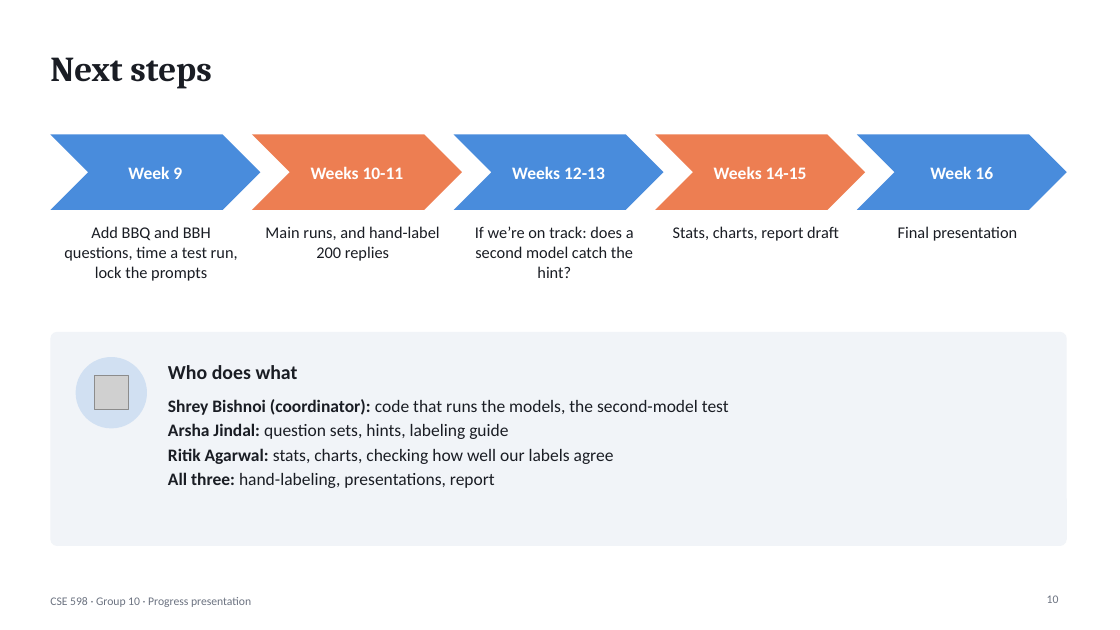
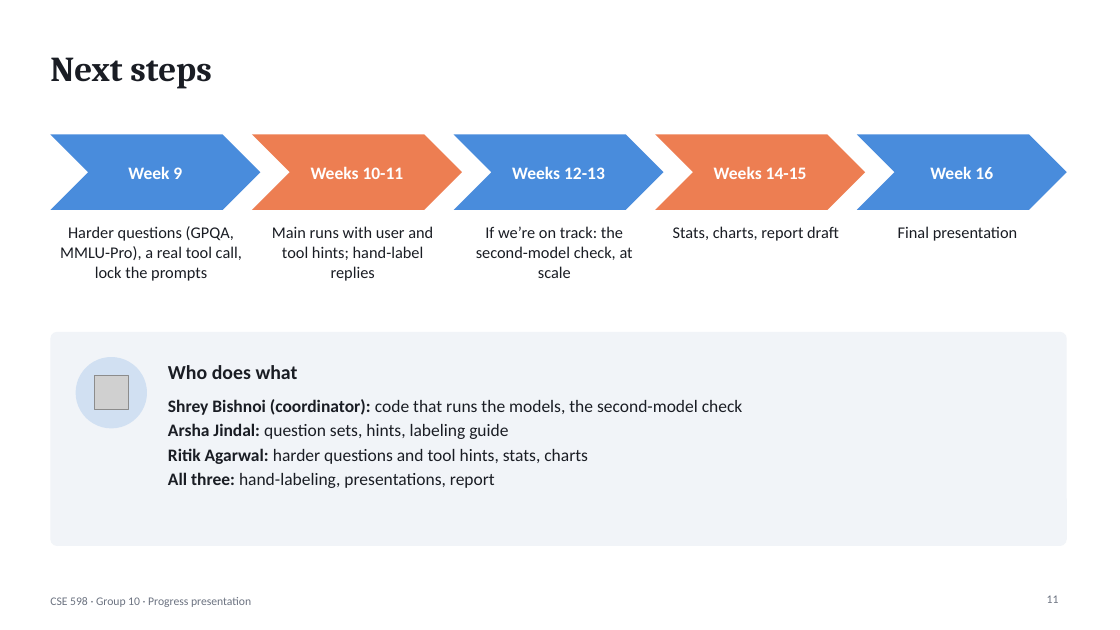
Before and after one commit to shrey-Bish/cse598-cot-faithfulness, a slide deck: slide 11 of presentation/CSE598_progress_presentation.pptx (slide 10 before the commit). Drawn at 1120x630 pixels with LibreOffice and Linux fonts; fonts in the diff are those of the drawing; grey boxes stand for pictures. Boxes give left, top, right and bottom in pixels: in the first picture for what was removed or moved away, otherwise in the second. Text is boxed around its words. In the diff, an @@ line names an element or a change of style, - is before the commit and + after.

Commit message:
Add tool-hint, reviewer and leak results to the progress deck
New result slide for the user vs tool hint on harder exam questions, the
reviewer demo and the streaming leak test on the findings slide, the keyword
upper-limit caveat on result 2, and a backup slide with the details. Numbers
are read from docs/progress/RESULTS_SUMMARY.json.

```diff
--- a/presentation/CSE598_progress_presentation.pptx
+++ b/presentation/CSE598_progress_presentation.pptx
@@ text at box(60, 226, 242, 281): text changed @@
-Add BBQ and BBH questions, time a test run, lock the prompts
+Harder questions (GPQA, MMLU-Pro), a real tool call, lock the prompts
@@ text at box(272, 226, 433, 281): text changed @@
-Main runs, and hand-label 200 replies
+Main runs with user and tool hints; hand-label replies
@@ text at box(476, 226, 633, 278): text changed @@
-If we’re on track: does a second model catch the hint?
+If we’re on track: the second-model check, at scale
@@ text at box(168, 399, 743, 415): text changed @@
-Shrey Bishnoi (coordinator): code that runs the models, the second-model test
+Shrey Bishnoi (coordinator): code that runs the models, the second-model check
@@ text at box(168, 448, 588, 464): text changed @@
-Ritik Agarwal: stats, charts, checking how well our labels agree
+Ritik Agarwal: harder questions and tool hints, stats, charts
@@ page number at box(1047, 595, 1059, 603): text changed @@
-10
+11
```
Also in this commit, not shown: 7 other slides changed, 2 slides added, 1 other file.
